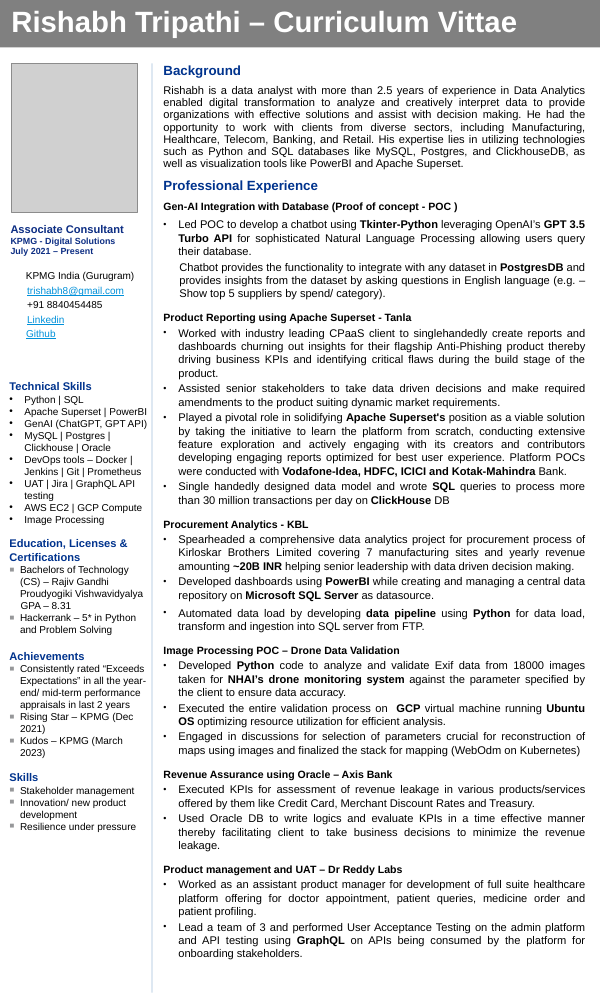
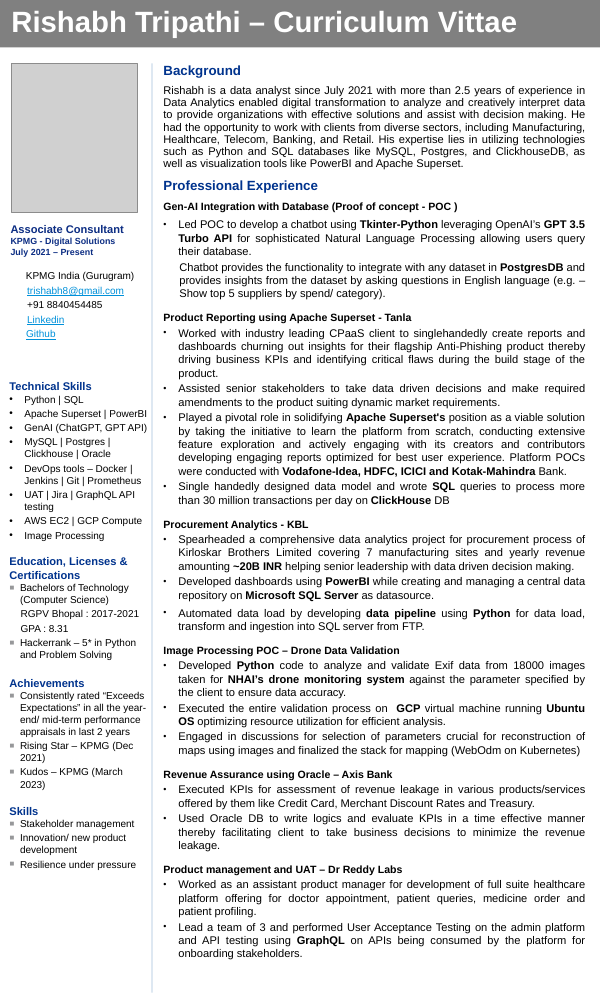
Before and after one commit to mccaurtney87/Resume, a slide deck: slide 1 of Rishabh Tripathi Associate Consultant KPMG - v5 - Lighthouse.pptx. Drawn at 600x1008 pixels with LibreOffice and Linux fonts; fonts in the diff are those of the drawing; grey boxes stand for pictures; background and template pictures are left out. Boxes give left, top, right and bottom in pixels: in the first picture for what was removed or moved away, otherwise in the second. Text is boxed around its words. In the diff, an @@ line names an element or a change of style, - is before the commit and + after.

```diff
--- a/Rishabh Tripathi Associate Consultant KPMG - v5 - Lighthouse.pptx
+++ b/Rishabh Tripathi Associate Consultant KPMG - v5 - Lighthouse.pptx
@@ text at (163, 86, 586, 170): text changed @@
-    Rishabh is a data analyst with more than 2.5 years of experience in Data Analytics enabled digital transformation to analyze and creatively interpret data to provide organizations with effective solutions and assist with decision making. He had the opportunity to work with clients from diverse sectors, including Manufacturing, Healthcare, Telecom, Banking, and Retail. His expertise lies in utilizing technologies such as Python and SQL databases like MySQL, Postgres, and ClickhouseDB, as well as visualization tools like PowerBI and Apache Superset.
+    Rishabh is a data analyst since July 2021 with more than 2.5 years of experience in Data Analytics enabled digital transformation to analyze and creatively interpret data to provide organizations with effective solutions and assist with decision making. He had the opportunity to work with clients from diverse sectors, including Manufacturing, Healthcare, Telecom, Banking, and Retail. His expertise lies in utilizing technologies such as Python and SQL databases like MySQL, Postgres, and ClickhouseDB, as well as visualization tools like PowerBI and Apache Superset.
@@ text at (20, 396, 147, 790): more space between paragraphs @@
@@ text at (20, 583, 139, 632): text changed @@
-  ■ Bachelors of Technology (CS) – Rajiv Gandhi Proudyogiki Vishwavidyalya
-  GPA – 8.31
+  ■ Bachelors of Technology (Computer Science)
+  RGPV Bhopal : 2017-2021
+  GPA : 8.31
```
Also in this commit, not shown: 1 other file.
